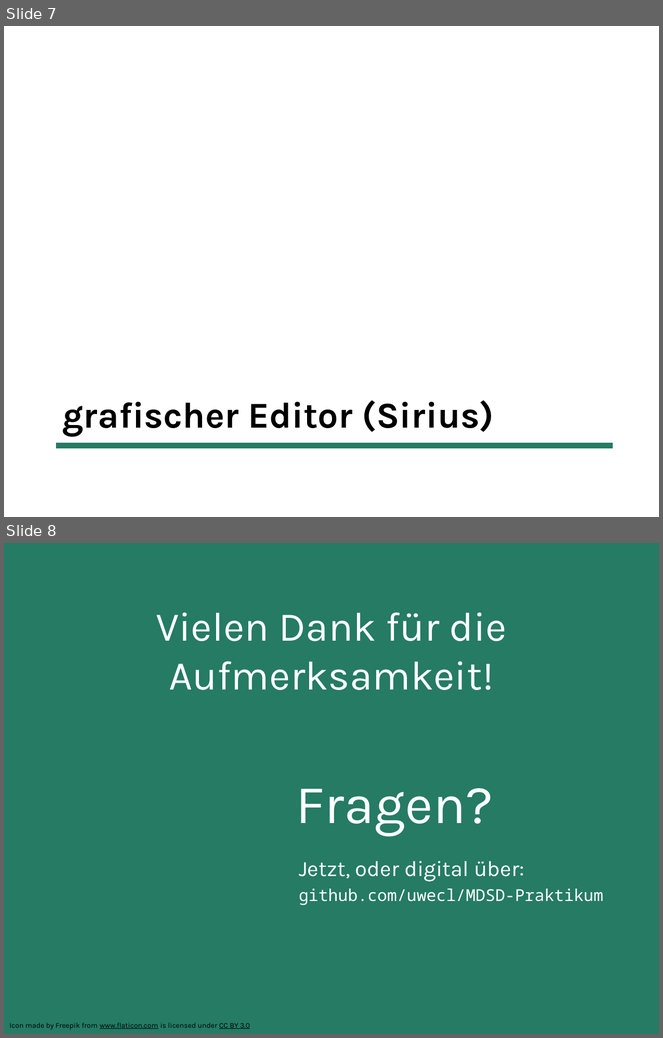
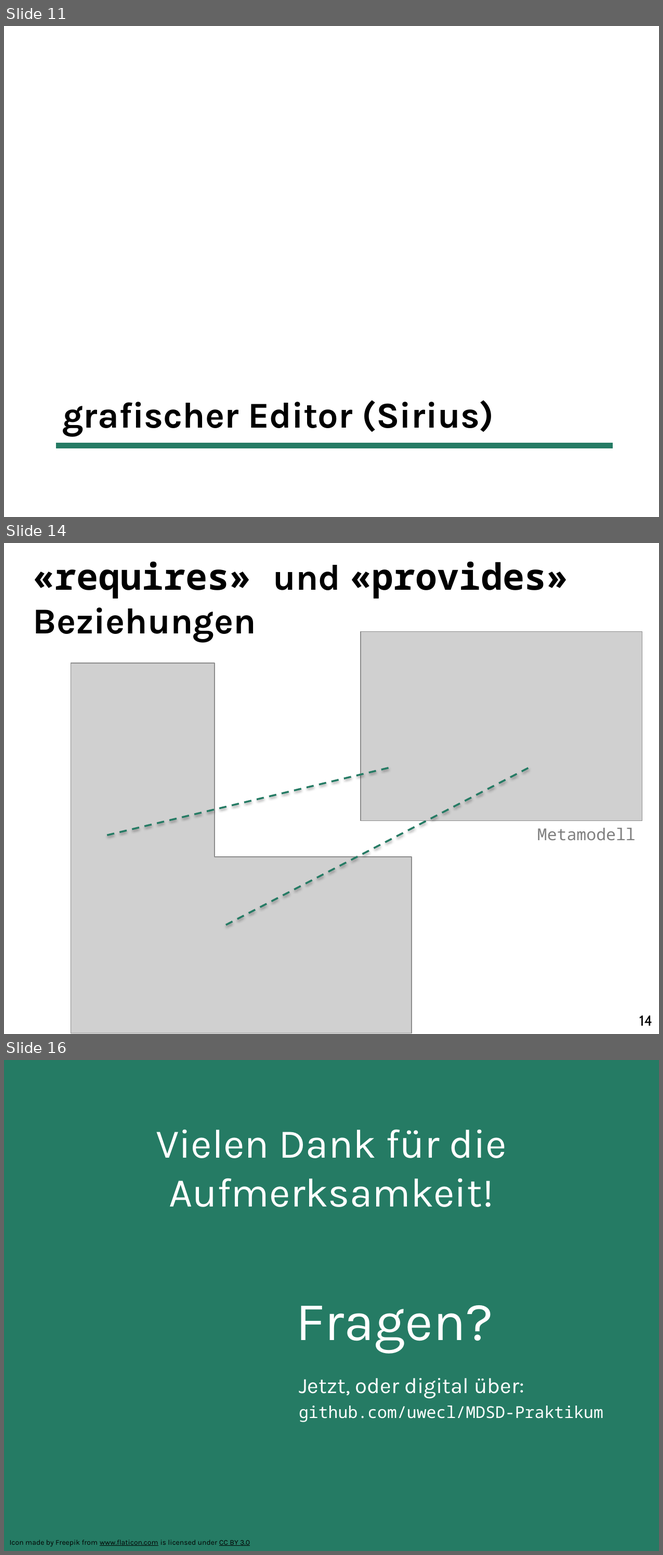
Before and after one commit to uwecl/MDSD-Praktikum, a slide deck: presentation/MDSD-Abschlusspraesentation.pptx. Shown one above the other, each under a label of ours: slides 7 and 8 before the commit, slides 11, 14 and 16 after it; the slides between them are not shown. The pictures are 663x1038 and 663x1555 pixels, drawn with LibreOffice and Linux fonts; fonts in the diff are those of the drawing; grey boxes stand for pictures; background and template pictures are left out. Boxes give left, top, right and bottom in pixels: in the first picture for what was removed or moved away, otherwise in the second. Text is boxed around its words. In the diff, an @@ line names an element or a change of style, - is before the commit and + after.

```diff
--- a/presentation/MDSD-Abschlusspraesentation.pptx
+++ b/presentation/MDSD-Abschlusspraesentation.pptx
@@ slide 14 added at <box>4,543,659,1034</box>, background #FFFFFF @@
@@ title added at <box>33,561,568,642</box>, 40 pt, text #000000, bold @@
+«requires» und «provides» Beziehungen
@@ picture added at <box>360,631,642,821</box> @@
@@ picture added at <box>71,663,412,1034</box> @@
@@ line added from (107, 835) to (391, 768), #257B64 2 pt dashed @@
@@ line added from (226, 925) to (530, 768), #257B64 2 pt dashed @@
@@ text added at <box>538,828,636,840</box>, 18 pt, text #808080 @@
+Metamodell
@@ page number added at <box>639,1016,653,1026</box>, 16 pt, text #000000 @@
+14
@@ what was slide 7 is now slide 11 @@
@@ what was slide 8 is now slide 16 @@
```
Also in this commit, not shown: 1 slide changed, 7 other slides added.
